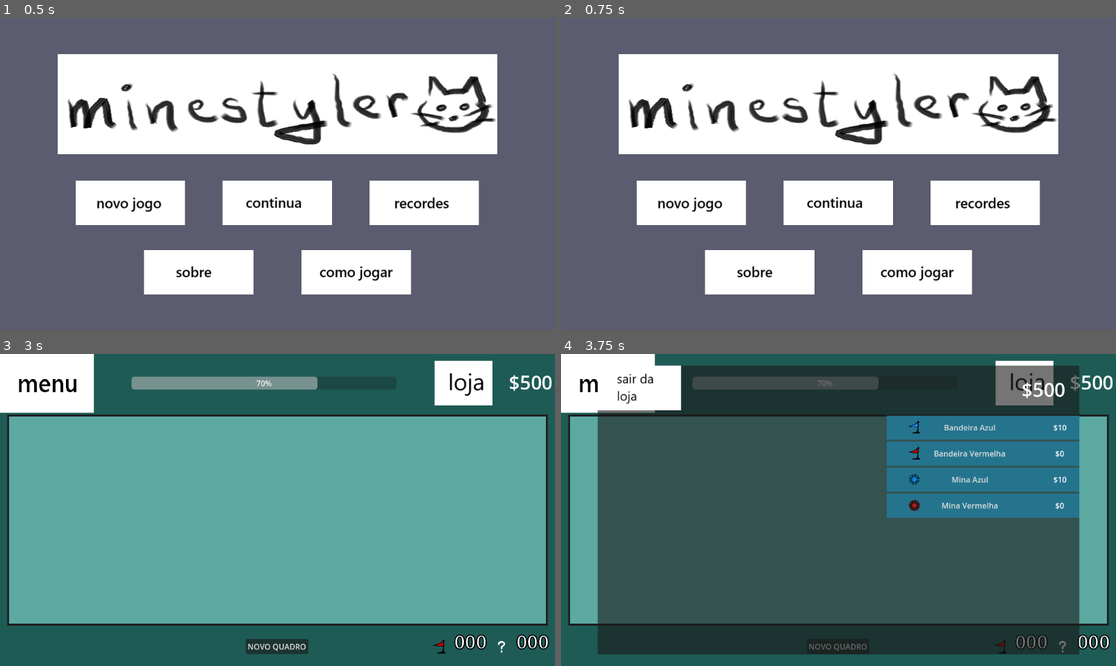
Above: before the commit, frames 1-4 (two rows, left to right).
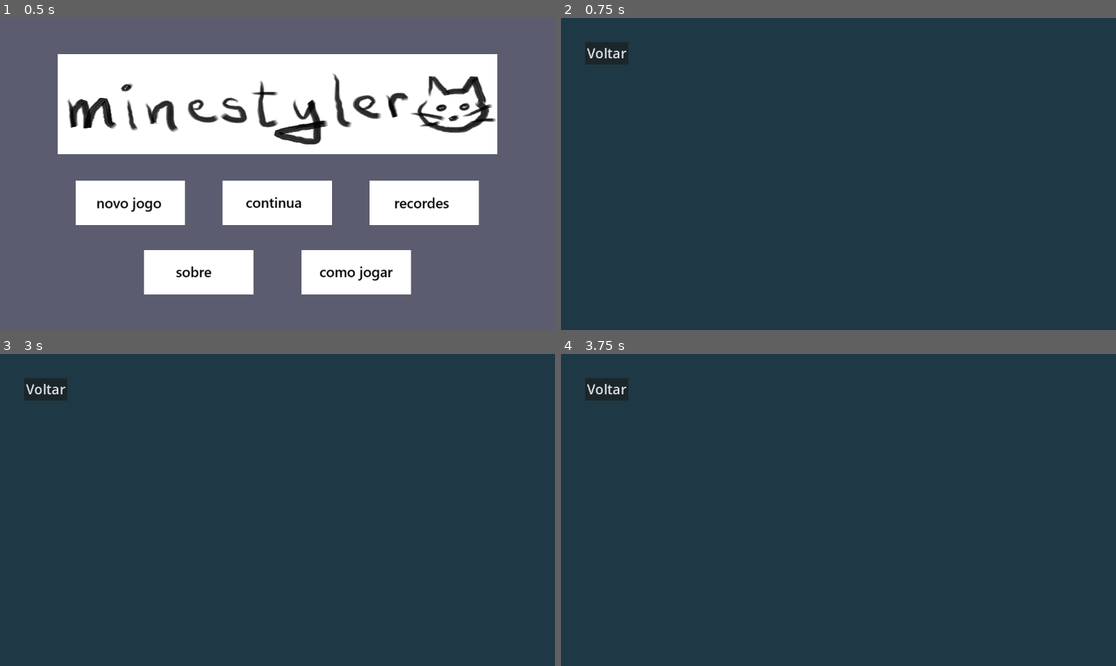
Above: after the commit, the same moments.

Repository: yuris2024/minesweeper
Game: Godot game, scene res://menu.tscn
The game is run twice, just before and just after one commit, with the same random seed, the same clock (stepped at 60 frames per second) and the same inputs.
Inputs (mouse positions are in pixels of both pictures, inside the frame that each line leads up to):
- Up to frame 1 (0.5 s): no input
- Up to frame 2 (0.75 s): click (916, 270) at 0.5 s
- Up to frame 3 (3 s): click (44, 388) at 1.25 s, where only the run after the commit has a clickable "Voltar"; click (355, 606) at 2 s; click (127, 538) at 2.77 s
- Up to frame 4 (3.75 s): click (1054, 382) at 3.5 s, where only the run before the commit has a clickable "$500"

Frame 1 is identical in both runs. In frame 2, 99% of the frame differs, in the area x 0-100%, y 0-100%; in frame 3, 99%; in frame 4, 84%.

Commit message:
Create how to play scene

Diff:
--- /dev/null
+++ b/HowToPlay.tscn
@@ -0,0 +1,32 @@
+[gd_scene load_steps=3 format=3 uid="uid://pr7asajaun7"]
+
+[ext_resource type="Script" path="res://how_to_play.gd" id="1_w78ic"]
+
+[sub_resource type="StyleBoxFlat" id="StyleBoxFlat_g4ie0"]
+bg_color = Color(0.118442, 0.224508, 0.270694, 1)
+
+[node name="HowToPlay" type="Control"]
+layout_mode = 3
+anchors_preset = 15
+anchor_right = 1.0
+anchor_bottom = 1.0
+grow_horizontal = 2
+grow_vertical = 2
+script = ExtResource("1_w78ic")
+
+[node name="Panel" type="Panel" parent="."]
+layout_mode = 0
+offset_right = 1152.0
+offset_bottom = 648.0
+theme_override_styles/panel = SubResource("StyleBoxFlat_g4ie0")
+
+[node name="Voltar" type="Button" parent="Panel"]
+layout_mode = 0
+offset_left = 50.0
+offset_top = 50.0
+offset_right = 73.0
+offset_bottom = 58.0
+theme_override_font_sizes/font_size = 28
+text = "Voltar"
+
+[connection signal="pressed" from="Panel/Voltar" to="." method="_on_voltar_pressed"]
--- /dev/null
+++ b/how_to_play.gd
@@ -0,0 +1,15 @@
+extends Control
+
+
+# Called when the node enters the scene tree for the first time.
+func _ready() -> void:
+	pass # Replace with function body.
+
+
+# Called every frame. 'delta' is the elapsed time since the previous frame.
+func _process(delta: float) -> void:
+	pass
+
+
+func _on_voltar_pressed() -> void:
+	get_tree().change_scene_to_file('res://menu.tscn')
--- a/menu.gd
+++ b/menu.gd
@@ -8,3 +8,7 @@
 	# read saved data...
 	# feed to gamemanager...
 	get_tree().change_scene_to_file('res://base_scripts/GameManager.tscn')
+
+
+func _on_como_jogar_pressed() -> void:
+	get_tree().change_scene_to_file('res://HowToPlay.tscn')
--- a/menu.tscn
+++ b/menu.tscn
@@ -58,10 +58,10 @@
 anchor_top = 0.5
 anchor_right = 0.5
 anchor_bottom = 0.5
-offset_left = -104.0
-offset_top = -61.5
-offset_right = 104.0
-offset_bottom = 61.5
+offset_left = 4.0
+offset_top = 4.0
+offset_right = 212.0
+offset_bottom = 127.0
 grow_horizontal = 2
 grow_vertical = 2
 size_flags_horizontal = 6
@@ -193,3 +193,4 @@
 [connection signal="pressed" from="Panel/MarginCt/VSplit/VCont/HCont/Continua" to="." method="_on_continua_pressed"]
 [connection signal="pressed" from="Panel/MarginCt/VSplit/VCont/HCont/Recordes" to="RecordsPanel" method="_on_recordes_pressed"]
 [connection signal="pressed" from="Panel/MarginCt/VSplit/VCont/HCont2/CenterContainer/Sobre" to="AboutPanel" method="_on_sobre_pressed"]
+[connection signal="pressed" from="Panel/MarginCt/VSplit/VCont/HCont2/CenterContainer2/ComoJogar" to="." method="_on_como_jogar_pressed"]
